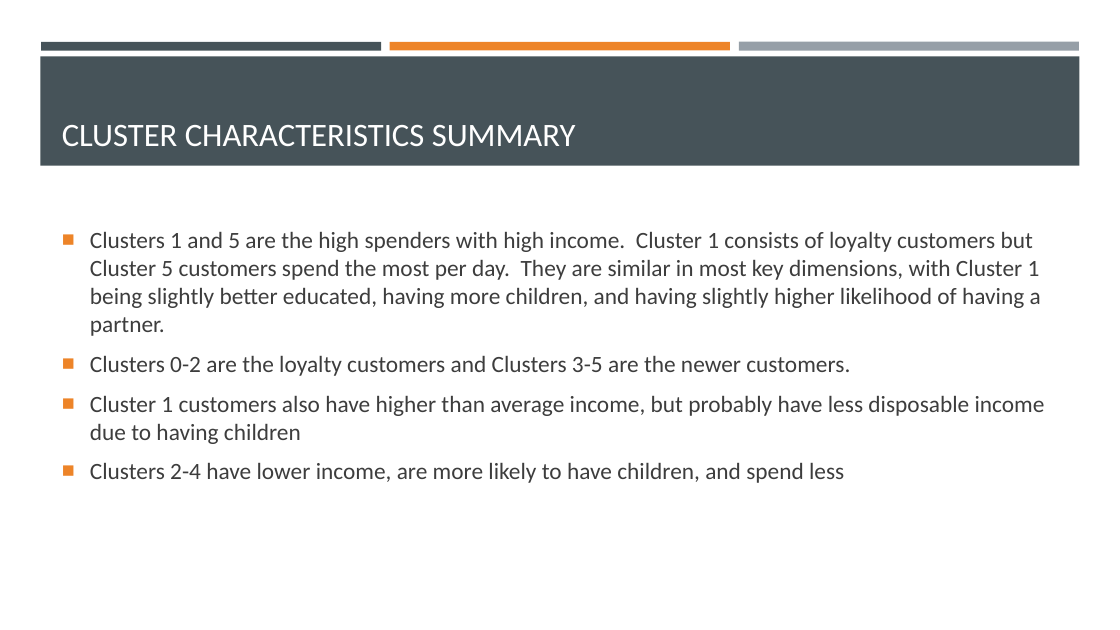
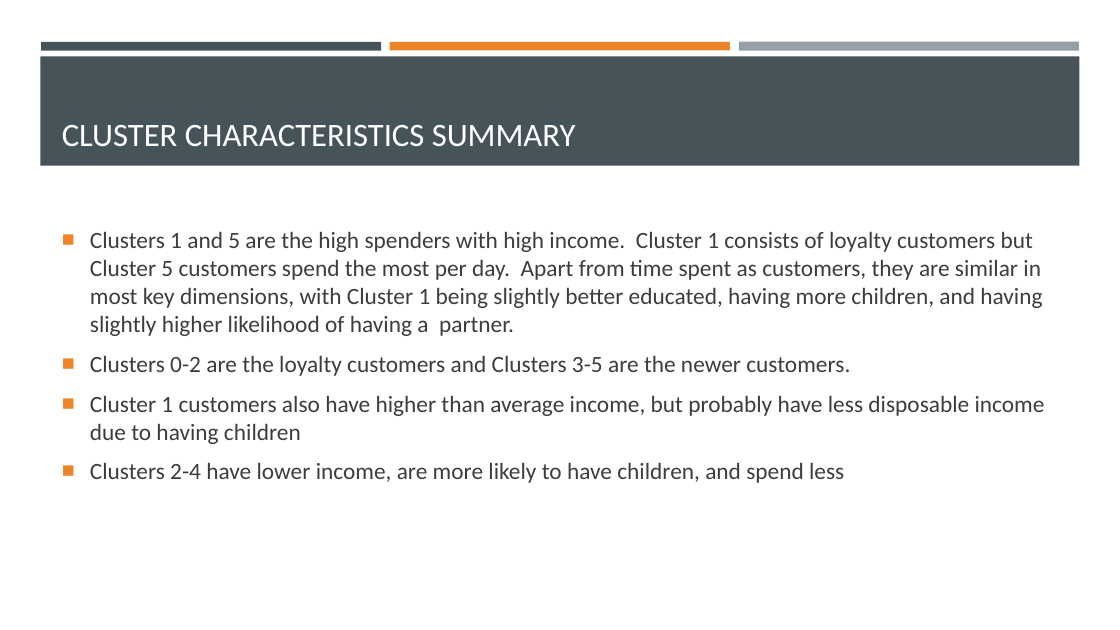
Before and after one commit to dapopov-st/store-customer-segmentation, a slide deck: slide 17 of Customer-Segmentation-Presentation.pptx. Drawn at 1120x630 pixels with LibreOffice and Linux fonts; fonts in the diff are those of the drawing. Boxes give left, top, right and bottom in pixels: in the first picture for what was removed or moved away, otherwise in the second. Text is boxed around its words. In the diff, an @@ line names an element or a change of style, - is before the commit and + after.

Commit message:
improve presentation

```diff
--- a/Customer-Segmentation-Presentation.pptx
+++ b/Customer-Segmentation-Presentation.pptx
@@ text at box(90, 232, 1042, 336): text changed @@
-■ Clusters 1 and 5 are the high spenders with high income. Cluster 1 consists of loyalty customers but Cluster 5 customers spend the most per day. They are similar in most key dimensions, with Cluster 1 being slightly better educated, having more children, and having slightly higher likelihood of having a partner.
+■ Clusters 1 and 5 are the high spenders with high income. Cluster 1 consists of loyalty customers but Cluster 5 customers spend the most per day. Apart from time spent as customers, they are similar in most key dimensions, with Cluster 1 being slightly better educated, having more children, and having slightly higher likelihood of having a partner.
```
Also in this commit, not shown: 17 other slides changed, 1 other file.
